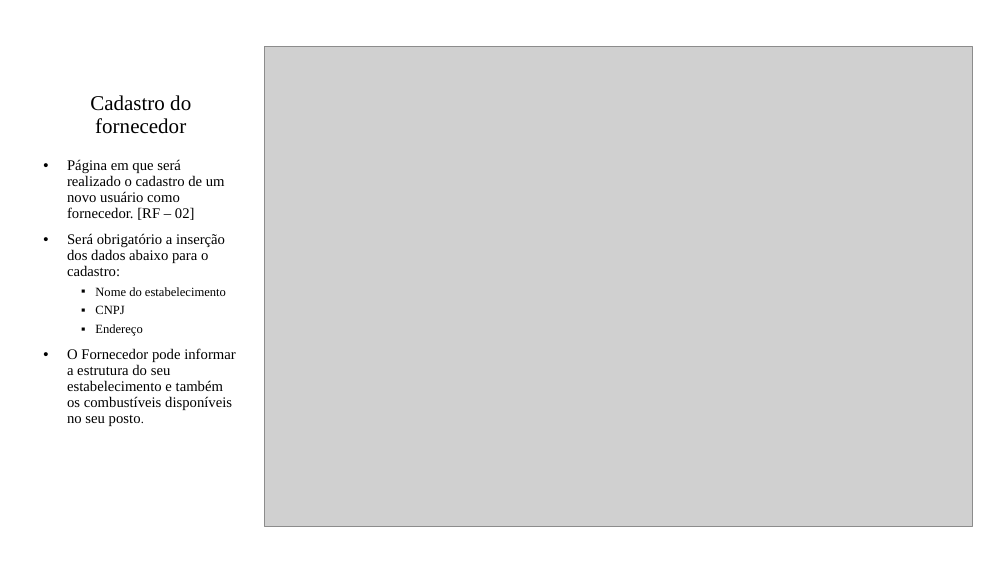
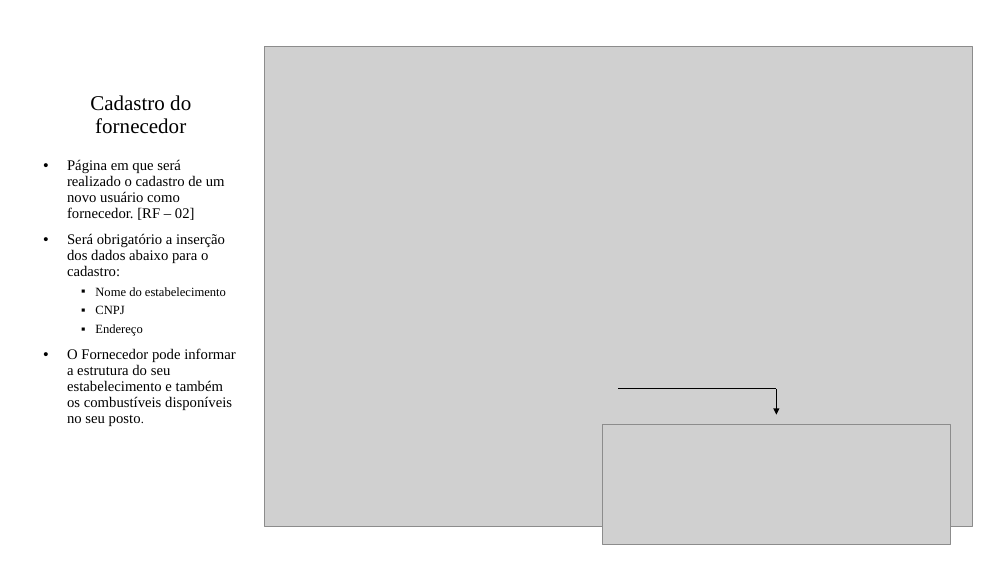
Before and after one commit to ICEI-PUC-Minas-PMV-ADS/pmv-ads-2021-2-e1-proj-web-t5-g3-controle-precos, a slide deck: slide 5 of Apresentação do projeto.pptx. Drawn at 1008x567 pixels with LibreOffice and Linux fonts; fonts in the diff are those of the drawing; grey boxes stand for pictures. Boxes give left, top, right and bottom in pixels: in the first picture for what was removed or moved away, otherwise in the second. Text is boxed around its words. In the diff, an @@ line names an element or a change of style, - is before the commit and + after.

```diff
--- a/Apresentação do projeto.pptx
+++ b/Apresentação do projeto.pptx
@@ line added from (619, 388) to (777, 388), #000000 0.5 pt @@
@@ arrow added from (777, 389) to (777, 414), #000000 0.5 pt @@
@@ picture added at (x1=603, y1=424, x2=951, y2=544) @@
```
Also in this commit, not shown: 2 other slides changed.
